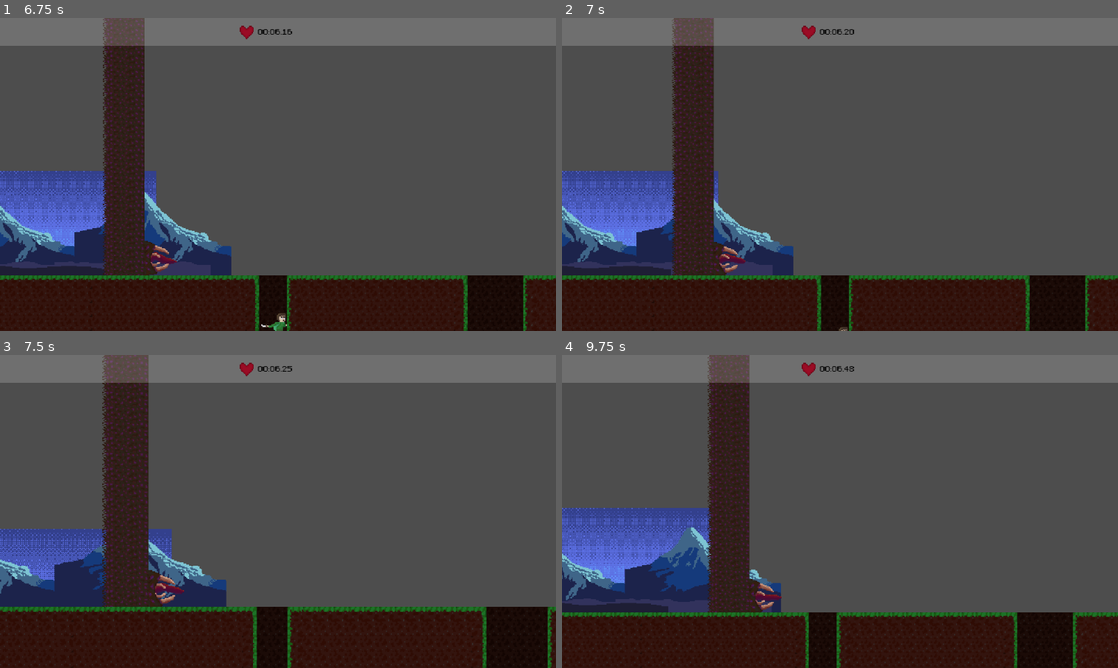
Above: before the commit, frames 1-4 (two rows, left to right).
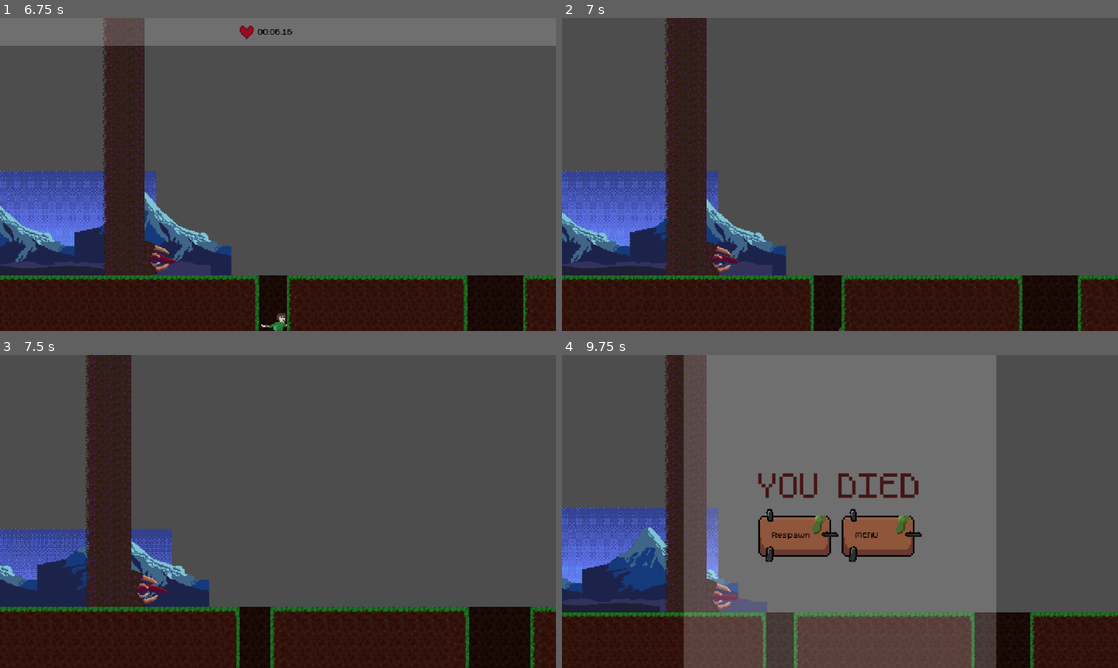
Above: after the commit, the same moments.

Repository: Skuffy808/Vorous
Game: Godot game, scene res://scenes/main_menu.tscn
Same seed, same stepped clock (60 frames per second), same inputs: the game is played once before the commit and once after it.
Inputs (mouse positions are in pixels of both pictures, inside the frame that each line leads up to):
- Up to frame 1 (6.75 s): click "PLAY" at 0.5 s; tap Enter (ui_accept) at 1.25, 1.52, 2.27, 3.77, 4.52, 5.27 s; move the mouse to (400, 158) at 1.27 s; tap Mouse wheel up (zoom_in) every 1.5 s from 1.35 to 5.85 s; move the mouse to (166, 190) at 2.02 s; tap Mouse wheel down (zoom_out) every 1.5 s from 2.1 to 6.6 s; move the mouse to (333, 105) at 2.77 s; move the mouse to (250, 237) at 3.52 s; move the mouse to (444, 221) at 4.27 s; move the mouse to (111, 127) at 5.02 s; move the mouse to (305, 174) at 5.77 s; move the mouse to (194, 96) at 6.52 s
- Up to frame 2 (7 s): tap Enter (ui_accept) at 6.77 s
- Up to frame 3 (7.5 s): move the mouse to (400, 495) at 7.27 s; tap Mouse wheel up (zoom_in) at 7.35 s
- Up to frame 4 (9.75 s): tap Enter (ui_accept) at 7.52, 8.27 s; move the mouse to (728, 527) at 8.02 s; tap Mouse wheel down (zoom_out) at 8.1, 9.6 s; move the mouse to (895, 442) at 8.77 s; tap Mouse wheel up (zoom_in) at 8.85 s; move the mouse to (812, 574) at 9.52 s

Frame 1 is identical in both runs. In frame 2, 15% of the frame differs, in the area x 0-100%, y 0-100%; in frame 3, 18%; in frame 4, 60%.

Commit message:
add death menu

Diff:
--- a/scenes/game.tscn
+++ b/scenes/game.tscn
@@ -8,8 +8,10 @@
 [ext_resource type="Script" uid="uid://dipmprigxnjfv" path="res://scripts/stopwatch.gd" id="4_iywne"]
 [ext_resource type="Theme" uid="uid://bpac6yxly53yc" path="res://theme.tres" id="4_lbhrr"]
 [ext_resource type="Texture2D" uid="uid://xy2kjly8tpq0" path="res://assets/platformBaseTileset16x.png" id="5_u5sy4"]
+[ext_resource type="Script" uid="uid://bbqe67ohrkl2q" path="res://scripts/death_menu.gd" id="7_dinhu"]
+[ext_resource type="Texture2D" uid="uid://dojqb00ffo3lc" path="res://assets/button.png" id="8_kvuet"]
 [ext_resource type="Texture2D" uid="uid://chqrou6jhwg36" path="res://assets/uiHeart.png" id="9_0tnpc"]
-[ext_resource type="PackedScene" uid="uid://cdyy4d7qlejyc" path="res://killzone.tscn" id="10_vtaks"]
+[ext_resource type="PackedScene" uid="uid://cdyy4d7qlejyc" path="res://scenes/killzone.tscn" id="10_vtaks"]
 
 [sub_resource type="TileSetAtlasSource" id="TileSetAtlasSource_u5sy4"]
 texture = ExtResource("5_u5sy4")
@@ -434,22 +436,93 @@
 
 [node name="CanvasLayer" type="CanvasLayer" parent="."]
 
-[node name="ColorRect" type="ColorRect" parent="CanvasLayer"]
+[node name="DeathMenu" type="Node2D" parent="CanvasLayer"]
+visible = false
+script = ExtResource("7_dinhu")
+
+[node name="ColorRect" type="ColorRect" parent="CanvasLayer/DeathMenu"]
 anchors_preset = 8
 anchor_left = 0.5
 anchor_top = 0.5
 anchor_right = 0.5
 anchor_bottom = 0.5
-offset_left = -320.0
-offset_top = -180.0
-offset_right = 320.0
-offset_bottom = -148.0
+offset_left = 140.0
+offset_right = 500.0
+offset_bottom = 360.0
 grow_horizontal = 2
 grow_vertical = 2
 color = Color(1, 1, 1, 0.196078)
 
-[node name="Stopwatch" type="Node" parent="CanvasLayer"]
+[node name="CenterContainer" type="CenterContainer" parent="CanvasLayer/DeathMenu/ColorRect"]
+texture_filter = 1
+layout_mode = 1
+anchors_preset = 8
+anchor_left = 0.5
+anchor_top = 0.5
+anchor_right = 0.5
+anchor_bottom = 0.5
+offset_left = -94.0
+offset_top = -58.0
+offset_right = 94.0
+offset_bottom = 58.0
+grow_horizontal = 2
+grow_vertical = 2
+
+[node name="VBoxContainer" type="VBoxContainer" parent="CanvasLayer/DeathMenu/ColorRect/CenterContainer"]
+layout_mode = 2
+
+[node name="OptionsLabel" type="Label" parent="CanvasLayer/DeathMenu/ColorRect/CenterContainer/VBoxContainer"]
+layout_mode = 2
+theme = ExtResource("4_lbhrr")
+theme_override_colors/font_color = Color(0.270588, 0.0823529, 0.0823529, 1)
+theme_override_font_sizes/font_size = 64
+text = "YOU DIED"
+
+[node name="HBoxContainer" type="HBoxContainer" parent="CanvasLayer/DeathMenu/ColorRect/CenterContainer/VBoxContainer"]
+layout_mode = 2
+
+[node name="RespawnTextureButton" type="TextureButton" parent="CanvasLayer/DeathMenu/ColorRect/CenterContainer/VBoxContainer/HBoxContainer"]
+layout_mode = 2
+texture_normal = ExtResource("8_kvuet")
+
+[node name="RespawnLabel" type="Label" parent="CanvasLayer/DeathMenu/ColorRect/CenterContainer/VBoxContainer/HBoxContainer/RespawnTextureButton"]
+layout_mode = 0
+offset_left = 16.0
+offset_top = 22.0
+offset_right = 56.0
+offset_bottom = 35.0
+theme = ExtResource("4_lbhrr")
+theme_override_colors/font_color = Color(0, 0, 0, 1)
+text = "Respawn"
+
+[node name="MenuTextureButton" type="TextureButton" parent="CanvasLayer/DeathMenu/ColorRect/CenterContainer/VBoxContainer/HBoxContainer"]
+layout_mode = 2
+texture_normal = ExtResource("8_kvuet")
+
+[node name="MenuLabel" type="Label" parent="CanvasLayer/DeathMenu/ColorRect/CenterContainer/VBoxContainer/HBoxContainer/MenuTextureButton"]
+layout_mode = 0
+offset_left = 16.0
+offset_top = 22.0
+offset_right = 56.0
+offset_bottom = 35.0
+theme = ExtResource("4_lbhrr")
+theme_override_colors/font_color = Color(0, 0, 0, 1)
+text = "MENU"
+
+[node name="Stopwatch" type="Node2D" parent="CanvasLayer"]
 script = ExtResource("4_iywne")
+
+[node name="ColorRect" type="ColorRect" parent="CanvasLayer/Stopwatch"]
+anchors_preset = 8
+anchor_left = 0.5
+anchor_top = 0.5
+anchor_right = 0.5
+anchor_bottom = 0.5
+offset_right = 640.0
+offset_bottom = 32.0
+grow_horizontal = 2
+grow_vertical = 2
+color = Color(1, 1, 1, 0.196078)
 
 [node name="Label" type="Label" parent="CanvasLayer/Stopwatch"]
 texture_filter = 1
--- a/killzone.tscn
+++ b/scenes/killzone.tscn
@@ -7,7 +7,7 @@
 script = ExtResource("1_3brf5")
 
 [node name="Timer" type="Timer" parent="."]
-wait_time = 0.6
+wait_time = 0.3
 one_shot = true
 
 [connection signal="body_entered" from="." to="." method="_on_body_entered"]
--- a/scenes/worm.tscn
+++ b/scenes/worm.tscn
@@ -1,10 +1,14 @@
-[gd_scene load_steps=22 format=4 uid="uid://dnsh31yhrttin"]
+[gd_scene load_steps=24 format=4 uid="uid://dnsh31yhrttin"]
 
 [ext_resource type="Script" uid="uid://b3idjy5hsfcdx" path="res://scripts/worm.gd" id="1_lley5"]
+[ext_resource type="PackedScene" uid="uid://cdyy4d7qlejyc" path="res://scenes/killzone.tscn" id="2_aodjv"]
 [ext_resource type="Texture2D" uid="uid://l5q5xsekpb1o" path="res://assets/worm/wormWall.png" id="2_tdamb"]
 [ext_resource type="Texture2D" uid="uid://clt2yqf80mg1c" path="res://assets/worm/wormTongueAttack1.png" id="3_aodjv"]
 [ext_resource type="Texture2D" uid="uid://ch8e3q2mj8wg0" path="res://assets/worm/wormMain.png" id="3_tdamb"]
 [ext_resource type="Texture2D" uid="uid://bjws1epxiv7dk" path="res://assets/worm/wormTongueIdle.png" id="3_ttset"]
+
+[sub_resource type="RectangleShape2D" id="RectangleShape2D_i7fd0"]
+size = Vector2(12.1823, 13.942)
 
 [sub_resource type="TileSetAtlasSource" id="TileSetAtlasSource_aodjv"]
 texture = ExtResource("2_tdamb")
@@ -139,6 +143,13 @@
 [node name="Worm" type="Node2D"]
 script = ExtResource("1_lley5")
 
+[node name="Killzone" parent="." instance=ExtResource("2_aodjv")]
+
+[node name="CollisionShape2D" type="CollisionShape2D" parent="Killzone"]
+position = Vector2(26, 15)
+scale = Vector2(3.6118, 82.6283)
+shape = SubResource("RectangleShape2D_i7fd0")
+
 [node name="TileMapLayer" type="TileMapLayer" parent="."]
 texture_filter = 1
 position = Vector2(16, -145)
--- /dev/null
+++ b/scripts/death_menu.gd
@@ -0,0 +1,10 @@
+extends Node2D
+
+func _on_respawn_texture_button_pressed() -> void:
+	Engine.time_scale = 1
+	get_tree().reload_current_scene()
+
+
+func _on_menu_texture_button_pressed() -> void:
+	Engine.time_scale = 1
+	get_tree().change_scene_to_file("res://scenes/main_menu.tscn")
--- a/scripts/killzone.gd
+++ b/scripts/killzone.gd
@@ -1,12 +1,17 @@
 extends Area2D
 
 @onready var timer: Timer = $Timer
+@onready var death_menu: Node2D = $"../CanvasLayer/DeathMenu"
+@onready var stopwatch: Node2D = $"../CanvasLayer/Stopwatch"
+@onready var player: CharacterBody2D = $"../Player"
 
 func _on_body_entered(body: Node2D) -> void:
-	print("you died")
+	stopwatch.visible = false
 	Engine.time_scale = 0.1
 	timer.start()
+	player.collision_layer = 0
+	player.collision_mask = 0
+
 
 func _on_timer_timeout() -> void:
-	Engine.time_scale = 1
-	get_tree().reload_current_scene()
+	death_menu.visible = true
--- a/scripts/stopwatch.gd
+++ b/scripts/stopwatch.gd
@@ -1,4 +1,4 @@
-extends Node
+extends Node2D
 
 @onready var label: Label = $Label
 
Not shown: 1 places in scenes/game.tscn that only renumber resources
Not shown, added: scripts/death_menu.gd.uid
